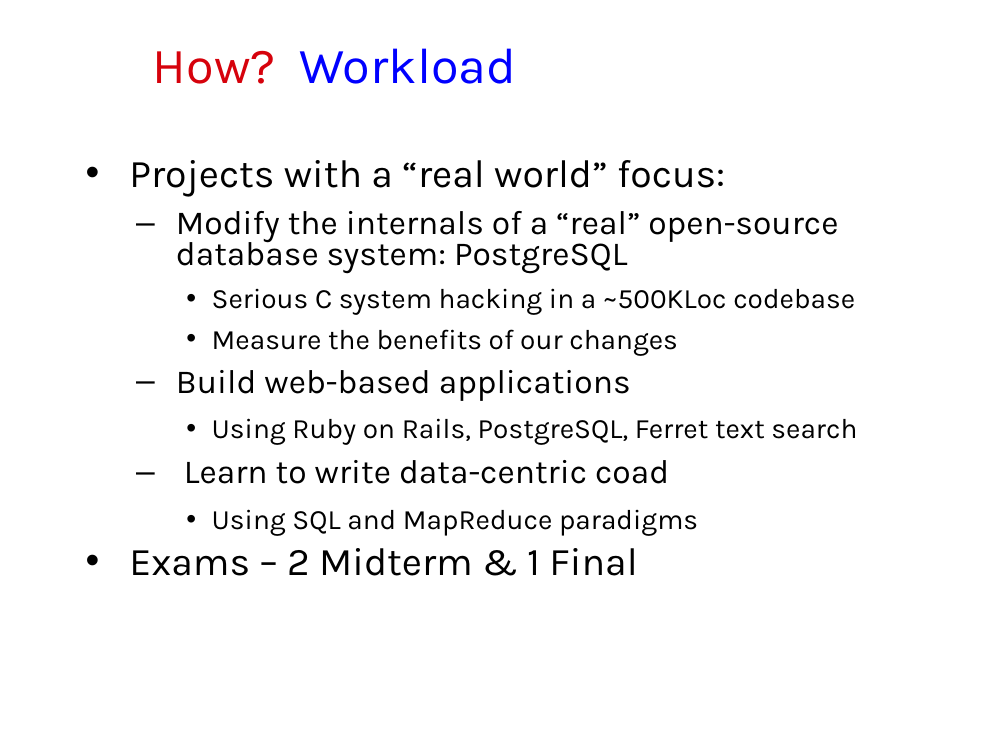
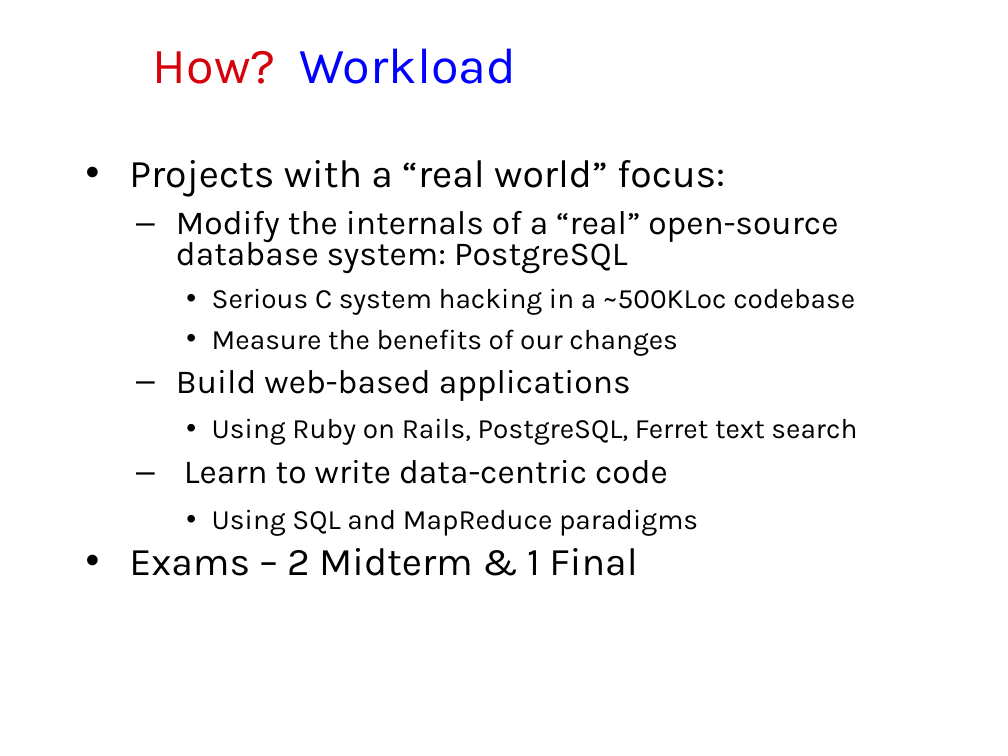
Before and after one commit to jhellerstein/cs186-09, a slide deck: slide 33 of lecs/01-intro.ppt. Drawn at 1008x756 pixels with LibreOffice and Linux fonts; fonts in the diff are those of the drawing; background and template pictures are left out. Boxes give left, top, right and bottom in pixels: in the first picture for what was removed or moved away, otherwise in the second. Text is boxed around its words. In the diff, an @@ line names an element or a change of style, - is before the commit and + after.

```diff
--- a/lecs/01-intro.ppt
+++ b/lecs/01-intro.ppt
@@ text at <box>184,460,668,484</box>: text changed @@
-  – Learn to write data-centric coad
+  – Learn to write data-centric code
```
Also in this commit, not shown: 1 other slide changed, 2 other files.
